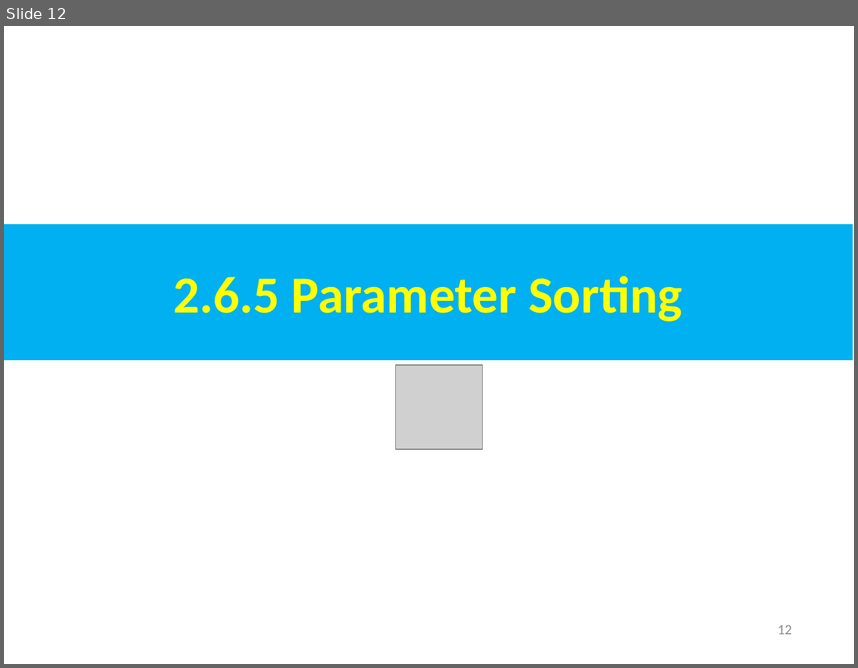
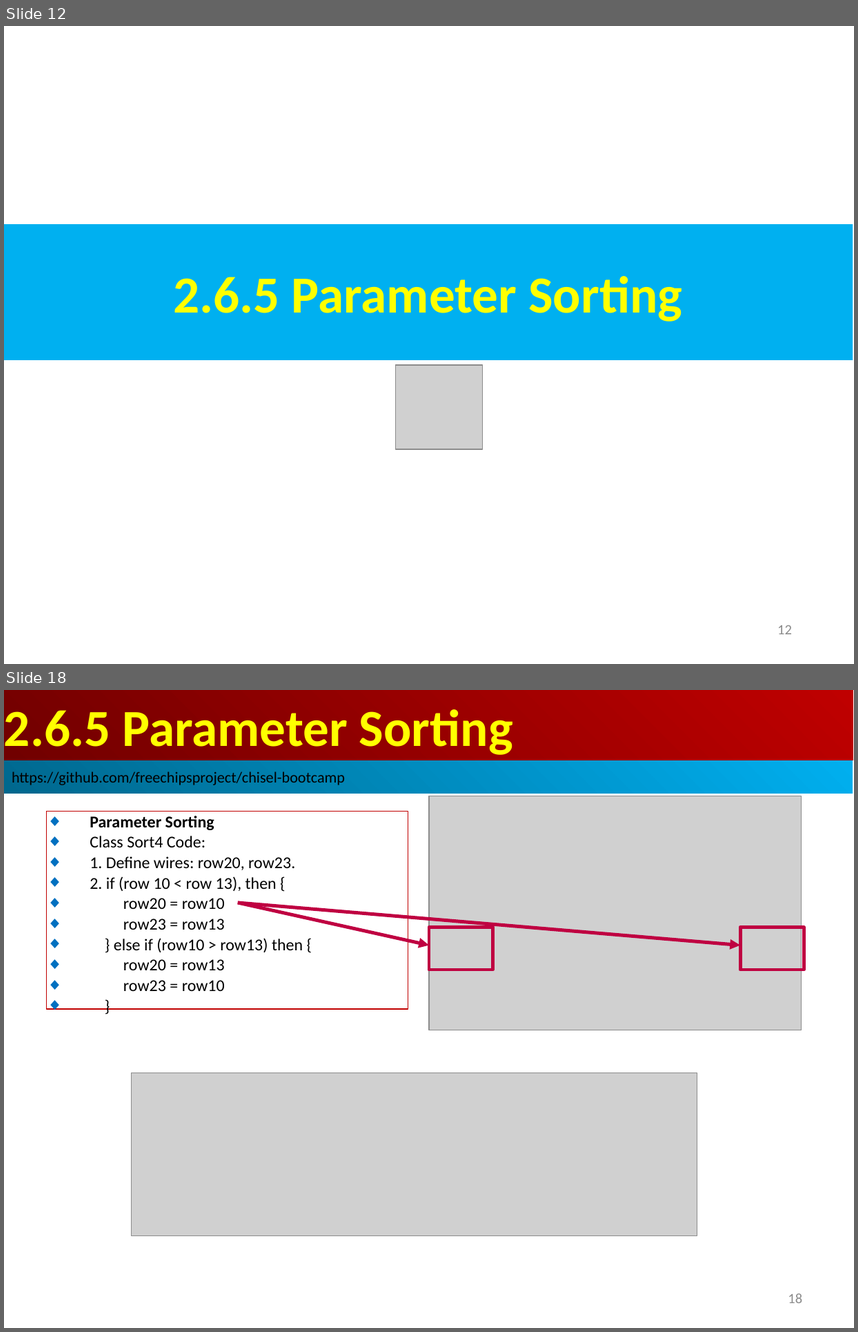
Before and after one commit to peterhchen/AIU_CS800_Chisel, a slide deck: 300_UCB_BC/003.1_Parameter/000_Video/003.1_Parameter.ppt. Shown one above the other, each under a label of ours: slide 12 before the commit, slides 12 and 18 after it; the slides between them are not shown. The pictures are 858x668 and 858x1332 pixels, drawn with LibreOffice and Linux fonts; fonts in the diff are those of the drawing; grey boxes stand for pictures. Boxes give left, top, right and bottom in pixels: in the first picture for what was removed or moved away, otherwise in the second. Text is boxed around its words. In the diff, an @@ line names an element or a change of style, - is before the commit and + after.

```diff
--- a/300_UCB_BC/003.1_Parameter/000_Video/003.1_Parameter.ppt
+++ b/300_UCB_BC/003.1_Parameter/000_Video/003.1_Parameter.ppt
@@ slide 18 added at [4,690,854,1328], background #FFFFFF @@
@@ rectangle added at [4,690,853,760], fill gradient #BF0000 to #710000, 44 pt, text #FFFF00, bold @@
+2.6.5 Parameter Sorting
@@ rectangle added at [4,760,853,793], fill gradient #00AFEF to #00688E, 13 pt, text #000000 @@
+https://github.com/freechipsproject/chisel-bootcamp
@@ rectangle added at [47,811,408,1009], outline #C00000 0.74 pt, 14 pt, text #000000 @@
+◆ Parameter Sorting
+◆ Class Sort4 Code:
+◆ 1. Define wires: row20, row23.
+◆ 2. if (row 10 < row 13), then {
+◆ row20 = row10
+◆ row23 = row13
+◆ } else if (row10 > row13) then {
+◆ row20 = row13
+◆ row23 = row10
+◆ }
@@ picture added at [429,796,802,1030] @@
@@ arrow added from (238, 903) to (740, 945), #BF0041 2.89 pt @@
@@ arrow added from (238, 903) to (429, 945), #BF0041 2.89 pt @@
@@ rectangle added at [429,927,493,969], outline #BF0041 2.89 pt @@
@@ rectangle added at [740,927,804,969], outline #BF0041 2.89 pt @@
@@ picture added at [132,1072,697,1236] @@
@@ page number added at [788,1293,802,1303], 12 pt, text #8B8B8B @@
+18
```
Also in this commit, not shown: 2 slides changed, 37 other slides added.
